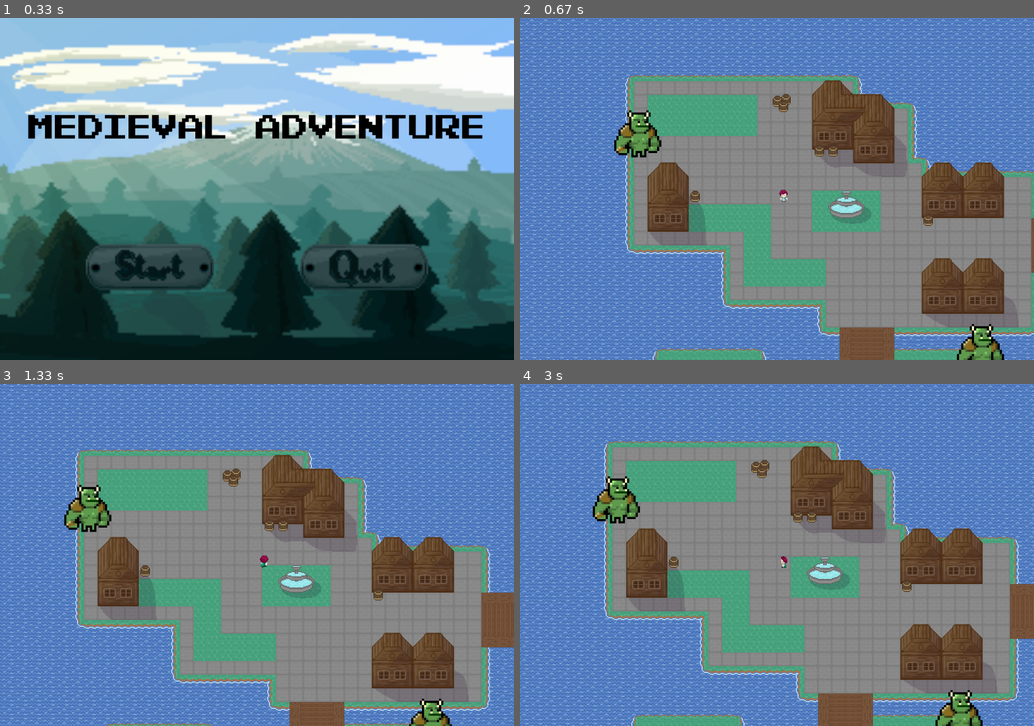
Above: before the commit, frames 1-4 (two rows, left to right).
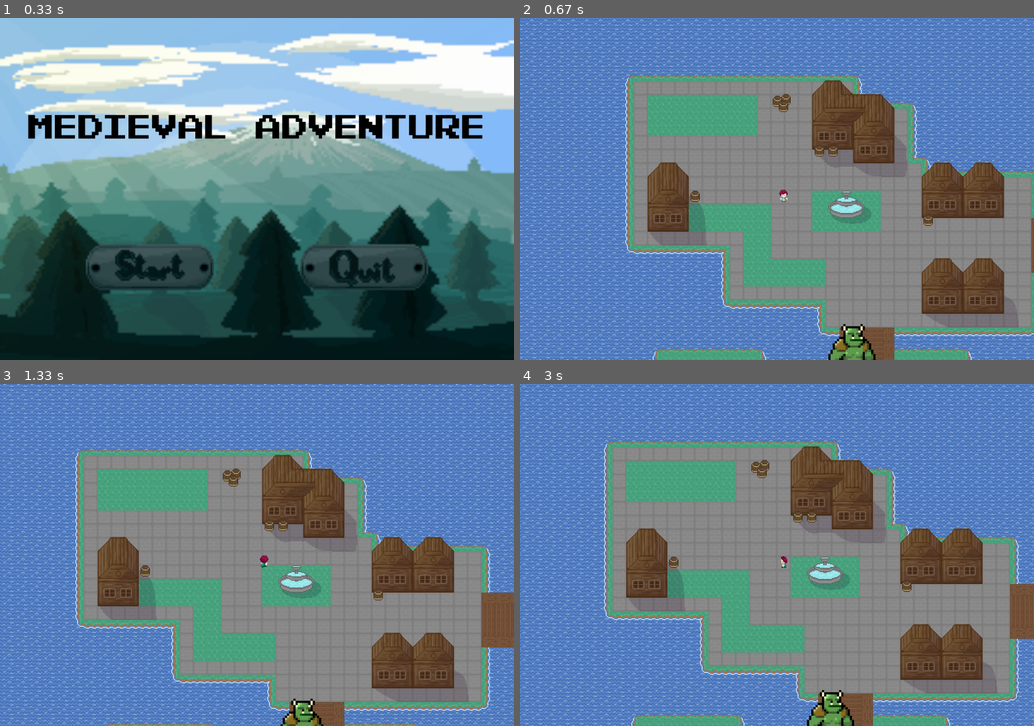
Above: after the commit, the same moments.

Repository: AGH-Narzedzia-Informatyczne-2020-2021/PyGame
Game: pygame game, started from nasza_gra/game.py
Two runs of this game, one before a commit and one after it. Both use one fixed random seed, a clock stepped at 60 frames per second and the inputs below.
Inputs (mouse positions are in pixels of both pictures, inside the frame that each line leads up to):
- Up to frame 1 (0.33 s): no input
- Up to frame 2 (0.67 s): press the mouse at (669, 267) at 0.37 s; move the mouse to (643, 267) at 0.47 s; release the mouse at (617, 271) at 0.6 s
- Up to frame 3 (1.33 s): hold Right 0.67-1.13 s; move the mouse to (334, 435) at 0.7 s; hold Up from 1.17 s (still down)
- Up to frame 4 (3 s): release Up at 1.47 s; hold Right 1.5-1.97 s; hold Left 2-2.53 s; hold Down 2.57-2.87 s; hold Left from 2.9 s (still down)

Frame 1 is identical in both runs. In frame 2, 2.2% of the frame differs, in the area x 18-95%, y 27-100%; in frame 3, 1.8%; in frame 4, 2.2%, in the area x 14-90%, y 27-100%.

Commit message:
nie wielkie zmiany

Diff:
--- a/nasza_gra/game.py
+++ b/nasza_gra/game.py
@@ -4,7 +4,7 @@
 from enum import Enum
 import os
 from PIL import Image
-
+from random import *
 
 pygame.init()
 pygame.mixer.init()
@@ -18,6 +18,7 @@
 grafiki = os.path.dirname(__file__)
 muzyka = os.path.dirname(__file__)
 MAINTHEME = os.path.join(muzyka, 'muzyka\intro.mp3')
+Fight = os.path.join(muzyka, 'muzyka\Guardian Song.mp3')
 BMUSIC = os.path.join(muzyka, 'muzyka\\background.mp3')
 ENEMY_SOUND = pygame.mixer.Sound('muzyka\\m_okay.mp3')
 ENEMY_ICON_png = os.path.join(grafiki, 'grafiki\orc.png')
@@ -29,7 +30,6 @@
 mapa_krawedzie = os.path.join(grafiki, 'grafiki\mapka_krawedzie.png')
 m_font = os.path.join(grafiki, 'grafiki\PixelEmulator-xq08.ttf')
 BACKGROUND = pygame.image.load(os.path.join(grafiki, 'grafiki\\backgronud1200x800.png'))
-
 
 # OKNO GRY
 SCREEN = pygame.display.set_mode((WINDOW_WIDTH, WINDOW_HEIGHT))
@@ -93,7 +93,8 @@
                 quit()
             elif action == 'fight':
                 global FIGHT
-                FIGHT=True
+                FIGHT = True
+
     else:
         SCREEN.blit(pygame.image.load(icolor), [x, y])
 
@@ -193,31 +194,40 @@
 # przeciwnik
 ENEMY_ICON = pygame.image.load(ENEMY_ICON_png)
 
-
-ENEMY_POSITIONS = [[1000, 700], [200, 200]]
+ENEMY_POSITIONS = [[700, 700], [1500, 260]]
+
 
 def enemy():
     for enemy in ENEMY_POSITIONS:
-        enemy[0]+=mapaX_step
+        enemy[0] += mapaX_step
         enemy[1] += mapaY_step
         SCREEN.blit(ENEMY_ICON, (enemy[0], enemy[1]))
         ENEMY_SOUND.set_volume(0.1)
-        if enemy[0] + 250 >= playerX >= enemy[0] - 30 and enemy[1] + 300 >= playerY >= enemy[1] - 50:
+        if enemy[0] + 150 >= playerX >= enemy[0] - 30 and enemy[1] + 250 >= playerY >= enemy[1] - 50:
             button(300, 700, QBUTTON_D, QBUTTON_L, 'fight')
             if not pygame.mixer.get_busy():  # jak nie ma if not to odtwarza kilka dźwięków jednocześnie
                 pygame.mixer.Sound.play(ENEMY_SOUND)
 
-time=0
+
+time = 0
+
+
 def fight():
-    #while True:
-      #  global time
-       # time+=1
-       # print("COS",time)
-
-        pygame.mixer.music.pause()
-        SCREEN.blit(BACKGROUND, (0, 0))
-        SCREEN.blit(player_icon, (100, 500))
-        SCREEN.blit(ENEMY_ICON, (1000, 600))
+    global FIGHT
+    SCREEN.blit(BACKGROUND, (0, 0))
+    SCREEN.blit(player_icon, (100, 500))
+    SCREEN.blit(ENEMY_ICON, (900, 400))
+    message_display("Click on enemy!")
+    MOUSE = pygame.mouse.get_pos()
+    CLICK = pygame.mouse.get_pressed()
+    random.seed(10)
+    ENEMY_HP= 100
+
+    if MOUSE[0] > 800 and 500 > MOUSE[1] > 700:
+        if CLICK[0] == 1:
+            ENEMY_HP-=(random.random()%10)
+            if ENEMY_HP<=0:
+                FIGHT = False
 
 
 # poruszanie "sie"
@@ -267,14 +277,14 @@
     player_frame, whether_leave_frame = set_frame(player_frame, player_stand, whether_leave_frame)
 
 
-
 granica = Image.open(mapa_krawedzie)
 kolor_granicy = granica.convert("RGB")
 
+
 def granica_mapy():
     global mapaX, mapaY, mapaX_step, mapaY_step, krawedzieX, krawedzieY, WINDOW_WIDTH, WINDOW_HEIGHT, kolor_granicy
-    rgb_pixel_value = kolor_granicy.getpixel( (-mapaX + WINDOW_WIDTH/2 - mapaX_step, -mapaY + WINDOW_HEIGHT/2 - mapaY_step) ) # ma być (0, 0, 0)
-    print(rgb_pixel_value)
+    rgb_pixel_value = kolor_granicy.getpixel(
+        (-mapaX + WINDOW_WIDTH / 2 - mapaX_step, -mapaY + WINDOW_HEIGHT / 2 - mapaY_step))  # ma być (0, 0, 0)
     if rgb_pixel_value == (0, 0, 0):
         mapaX_step = 0
         mapaY_step = 0
@@ -285,10 +295,9 @@
         krawedzieY += mapaY_step
 
 
-FIGHT = False
-
 # PĘTLA GŁówna PROGRAMU
 FIGHT = False
+
 
 def game_loop():
     music_stop()
@@ -305,6 +314,7 @@
             granica_mapy()
             # WALKA
         else:
+            music_stop()
             fight()
 
         pygame.display.update()  # aktualizuje wszystkie parametry ekranu na bieżąco
